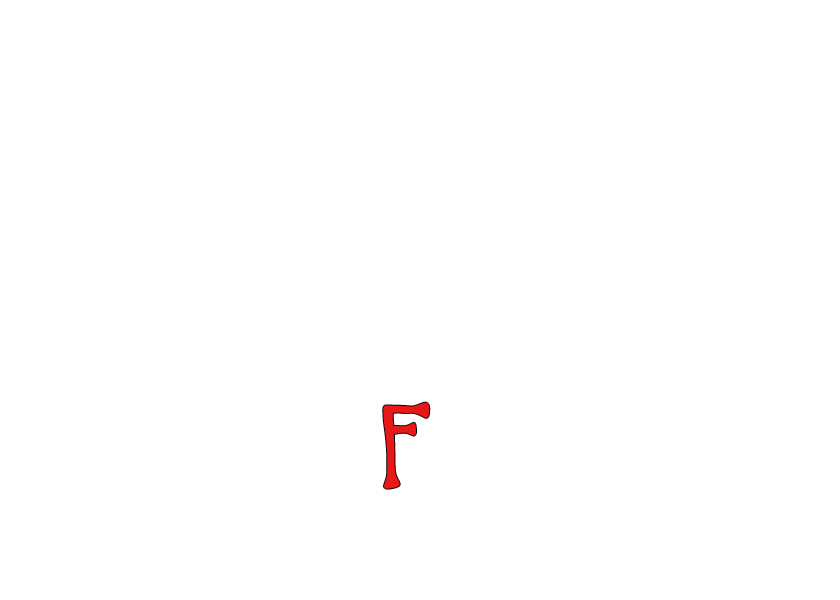
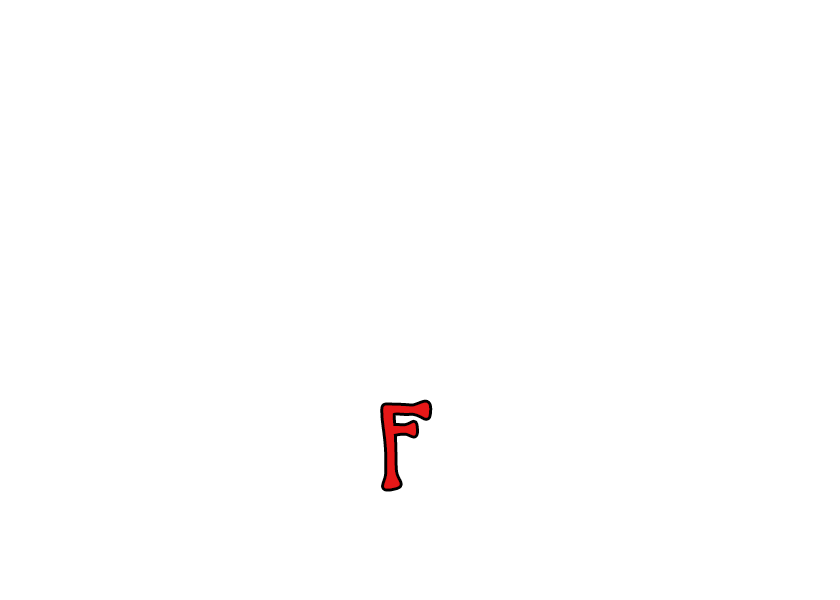
Layers edited between the first and the second 840 × 600 image:
pixels changed over 380, 399, 433, 492 (layer not identified)
